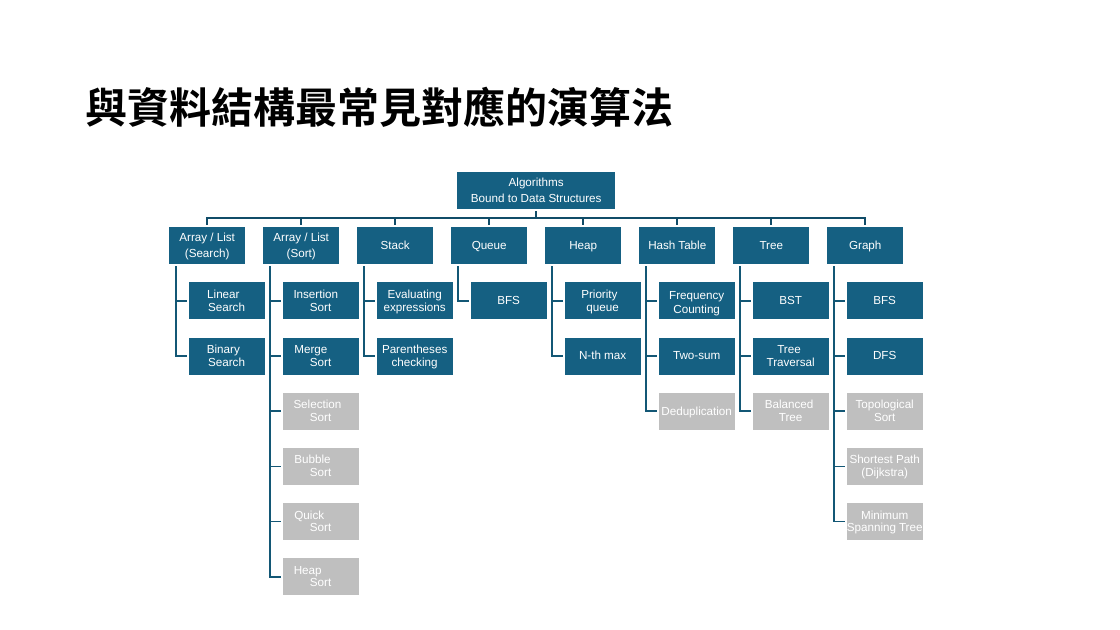
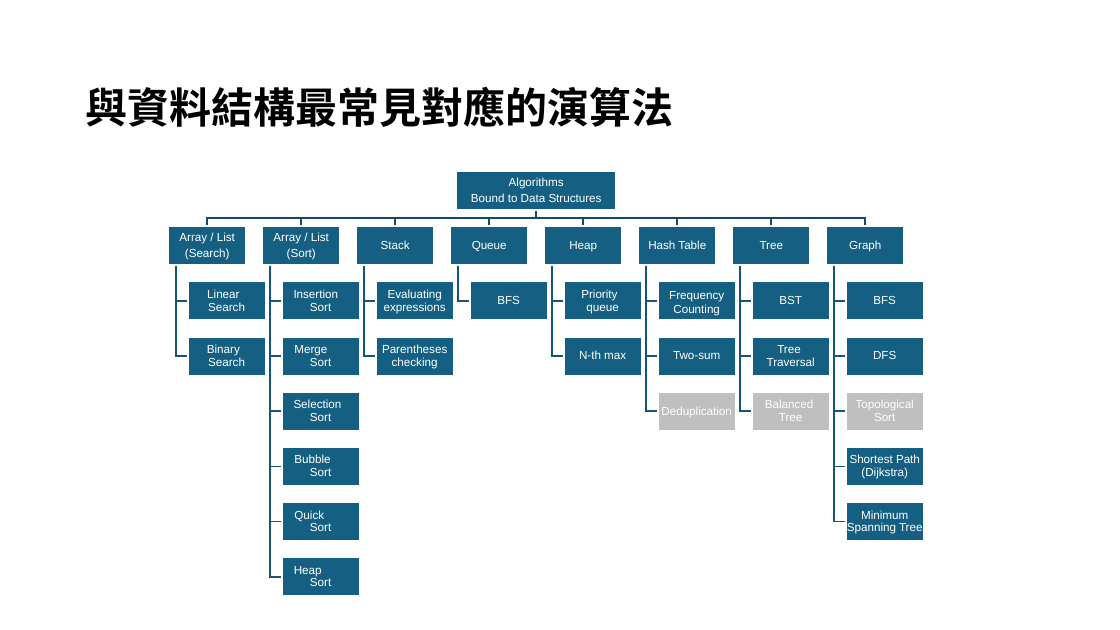
Before and after one commit to mingfujacky/Lecture-DSA-2.0, a slide deck: slide 4 of asset/ppt/ch01a_data_structures.pptx. Drawn at 1120x630 pixels with LibreOffice and Linux fonts; fonts in the diff are those of the drawing. Boxes give left, top, right and bottom in pixels: in the first picture for what was removed or moved away, otherwise in the second. Text is boxed around its words. In the diff, an @@ line names an element or a change of style, - is before the commit and + after.

```diff
--- a/asset/ppt/ch01a_data_structures.pptx
+++ b/asset/ppt/ch01a_data_structures.pptx
@@ fill #BFBFBF to #156082 in 6 elements at box(281, 392, 359, 430), box(281, 447, 359, 486), box(281, 502, 359, 541), box(281, 557, 359, 596), box(846, 447, 923, 486), box(846, 502, 923, 541) @@
```
Also in this commit, not shown: 1 other slide changed, 3 other files.
